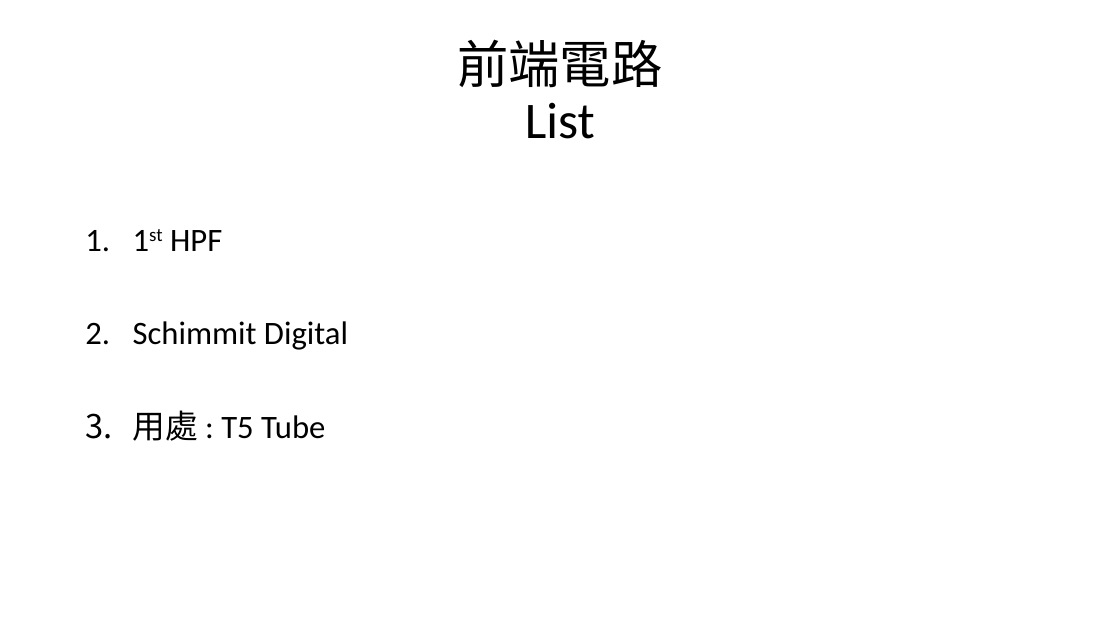
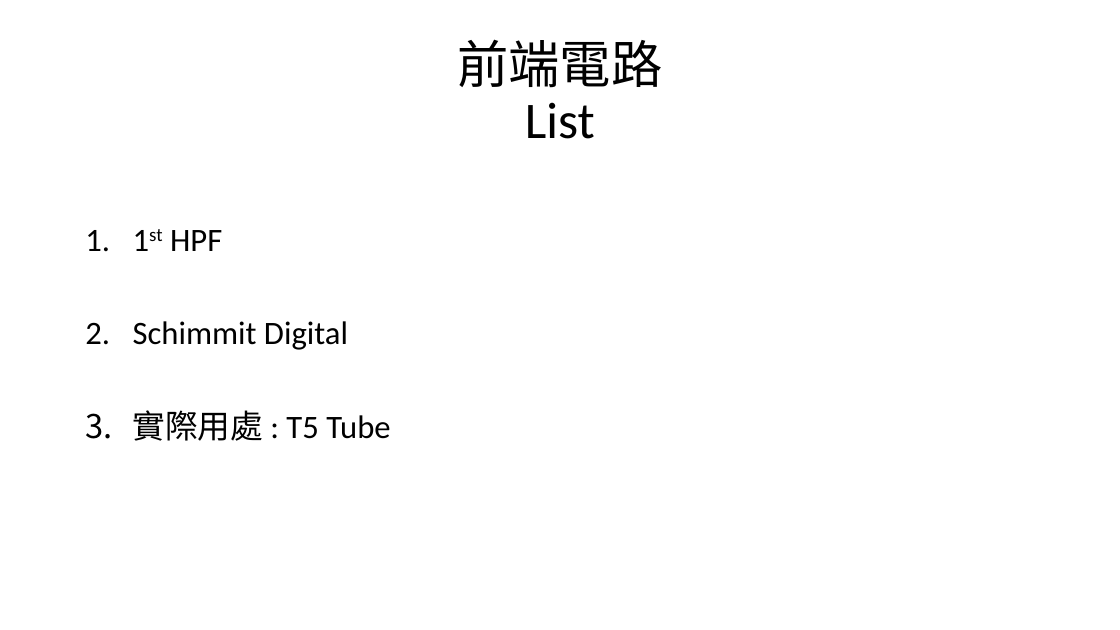
Before and after one commit to a0910281835/Summrary_PDF, a slide deck: slide 33 of Project_Summary_pdf/Project_Summary.pptx. Drawn at 1120x630 pixels with LibreOffice and Linux fonts; fonts in the diff are those of the drawing. Boxes give left, top, right and bottom in pixels: in the first picture for what was removed or moved away, otherwise in the second. Text is boxed around its words. In the diff, an @@ line names an element or a change of style, - is before the commit and + after.

```diff
--- a/Project_Summary_pdf/Project_Summary.pptx
+++ b/Project_Summary_pdf/Project_Summary.pptx
@@ text at [133,410,390,441]: text changed @@
-3. 用處 : T5 Tube
+3. 實際用處 : T5 Tube
```
Also in this commit, not shown: 2 other slides changed.
